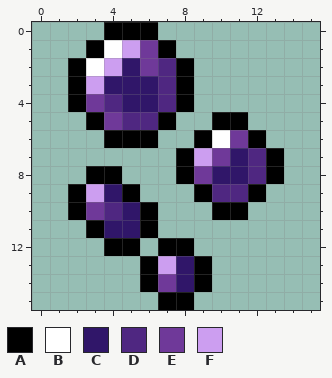
Pixel-art sprite: src/main/resources/assets/aether_ii/textures/mob_effect/venom.png. Above, as it was before the edit.
The file is 18x18 pixels. The old version is drawn lined up with the new one, on the new canvas.
Palette (. is transparent): A #000000  B #ffffff  C #301669  D #4f2781  E #6f3999  F #cc9ef0
After:
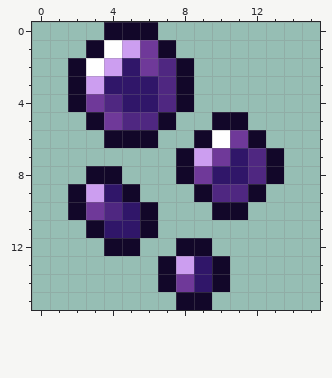
The exact change:
canvas 18x18 -> 16x16, the old top-left corner now at -2,-1 (the part of the old canvas that was cut away was empty and is not shown)
Colour A changes from #000000 to #120729.
Colour A now appears in row 12 at x 9; in rows 13 to 14 at x 10; in row 15 at x 9.
The author changed colour E to colour A in row 14 at x 7.
The author changed colour F to colour A in row 13 at x 7.
The author changed colour A to colour C in rows 13 to 14 at x 9.
The author changed colour C to colour E in row 14 at x 8.
The author changed colour C to colour F in row 13 at x 8.
The edit erases colour A in row 12 at x 7; in rows 13 to 14 at x 6; in row 15 at x 7.
Boxes around the changes in both pictures, in picture pixels (x1, y1, x2, y2):
changed: (68, 22, 284, 310)
